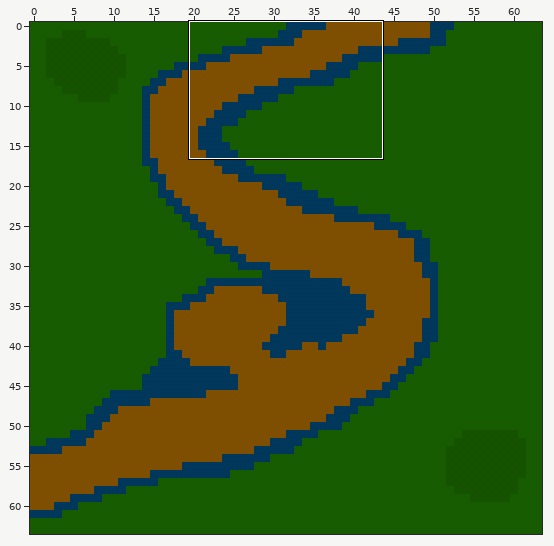
One commit to this Tiled map: assets/maps/test_map.tmx. The first picture is a wide view before the edit; the outline marks the close-up.
Close-up. Earlier state:
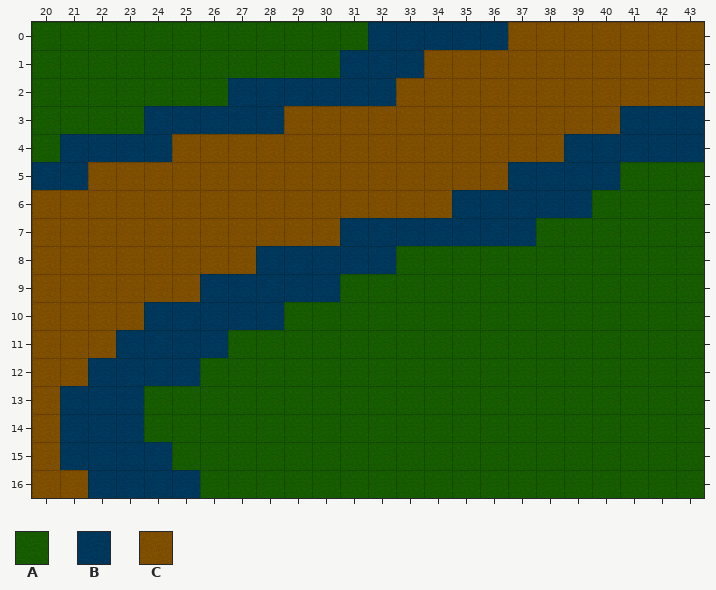
Cells are 32x32 px. Shown: x 20..43, y 0..16. The commit also changed other parts of the map, which this record leaves out.
Key: from "default": A 0, B 1, C 2.
_ is an empty cell.
Layers that did not change in this view are not listed.
Layer "terrain" before, first column x 20:
 0 AAAAAAAAAAAABBBBBCCCCCCC
 1 AAAAAAAAAAABBBCCCCCCCCCC
 2 AAAAAAABBBBBBCCCCCCCCCCC
 3 AAAABBBBBCCCCCCCCCCCCBBB
 4 ABBBBCCCCCCCCCCCCCCBBBBB
 5 BBCCCCCCCCCCCCCCCBBBBAAA
 6 CCCCCCCCCCCCCCCBBBBBAAAA
 7 CCCCCCCCCCCBBBBBBBAAAAAA
 8 CCCCCCCCBBBBBAAAAAAAAAAA
 9 CCCCCCBBBBBAAAAAAAAAAAAA
10 CCCCBBBBBAAAAAAAAAAAAAAA
11 CCCBBBBAAAAAAAAAAAAAAAAA
12 CCBBBBAAAAAAAAAAAAAAAAAA
13 CBBBAAAAAAAAAAAAAAAAAAAA
14 CBBBAAAAAAAAAAAAAAAAAAAA
15 CBBBBAAAAAAAAAAAAAAAAAAA
16 CCBBBBAAAAAAAAAAAAAAAAAA
The same view after the edit:
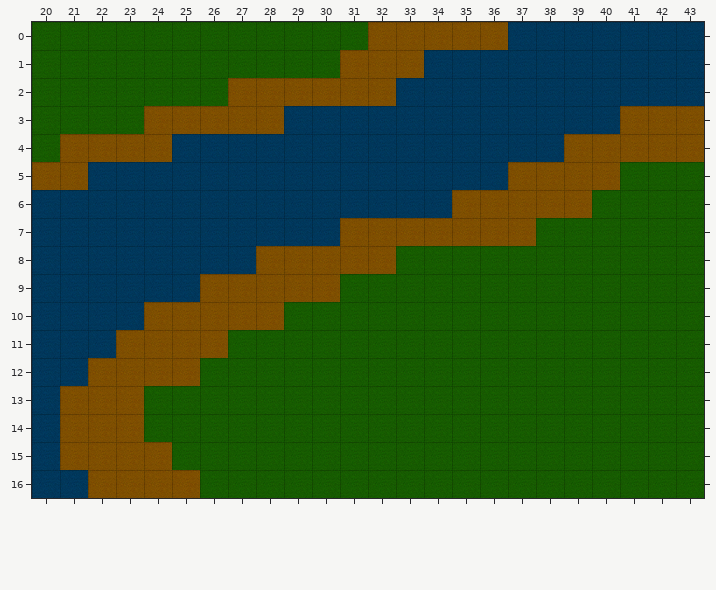
Edits made:
Changed rows in their new state; . is an unchanged cell.
Layer "terrain":
first column x 20:
 0 ............CCCCCBBBBBBB
 1 ...........CCCBBBBBBBBBB
 2 .......CCCCCCBBBBBBBBBBB
 3 ....CCCCCBBBBBBBBBBBBCCC
 4 .CCCCBBBBBBBBBBBBBBCCCCC
 5 CCBBBBBBBBBBBBBBBCCCC...
 6 BBBBBBBBBBBBBBBCCCCC....
 7 BBBBBBBBBBBCCCCCCC......
 8 BBBBBBBBCCCCC...........
 9 BBBBBBCCCCC.............
10 BBBBCCCCC...............
11 BBBCCCC.................
12 BBCCCC..................
13 BCCC....................
14 BCCC....................
15 BCCCC...................
16 BBCCCC..................
